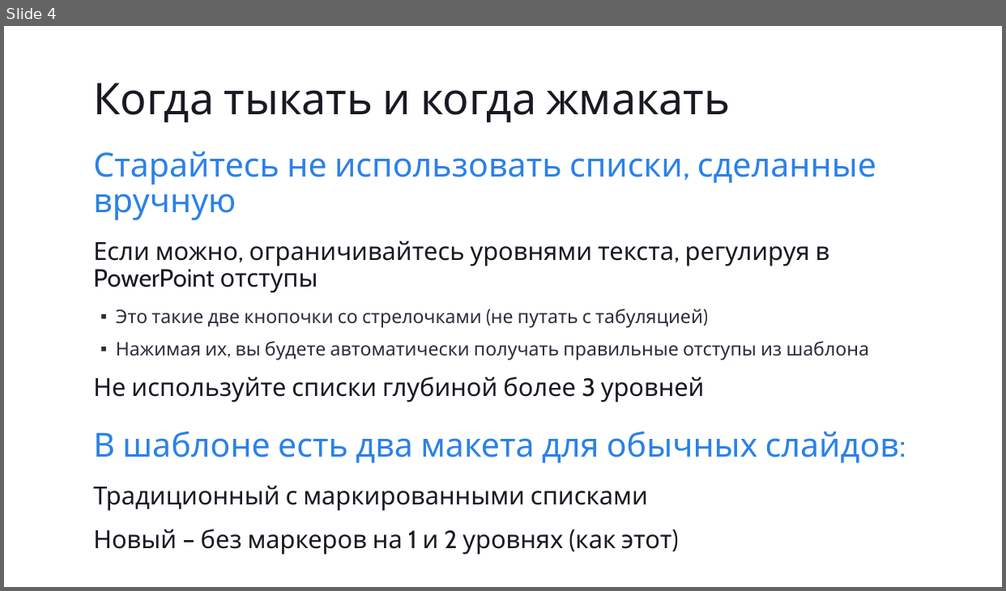
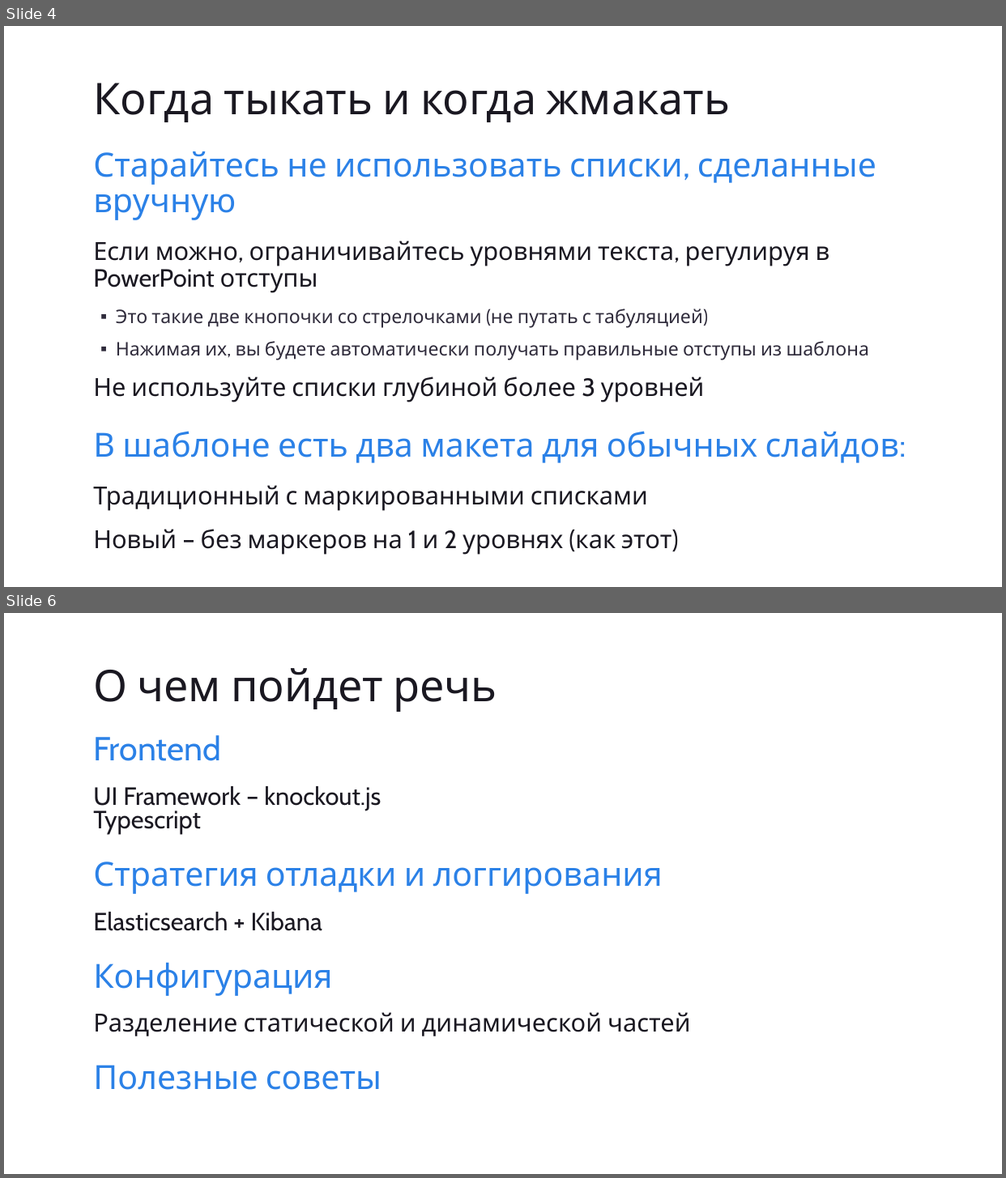
Before and after one commit to eugeneagafonov/devcon2014-ege-azure, a slide deck: Slides/devcon2014_ege.pptx. Shown one above the other, each under a label of ours: slide 4 before the commit, slides 4 and 6 after it; the slides between them are not shown. The pictures are 1006x591 and 1006x1178 pixels, drawn with LibreOffice and Linux fonts; fonts in the diff are those of the drawing. Boxes give left, top, right and bottom in pixels: in the first picture for what was removed or moved away, otherwise in the second. Text is boxed around its words. In the diff, an @@ line names an element or a change of style, - is before the commit and + after.

```diff
--- a/Slides/devcon2014_ege.pptx
+++ b/Slides/devcon2014_ege.pptx
@@ slide 6 added at [4,613,1002,1174], background #FFFFFF @@
@@ title added at [93,668,497,712], 42 pt, text #1A1821 @@
+О чем пойдет речь
@@ text added at [93,735,690,1090], 24 pt, text #1A1821 @@
+Frontend
+  UI Framework – knockout.js
+  Typescript
+Стратегия отладки и логгирования
+  Elasticsearch + Kibana
+Конфигурация
+  Разделение статической и динамической частей
+Полезные советы
```
Also in this commit, not shown: 2 slides changed, 18 other slides added, 10 slides removed.
